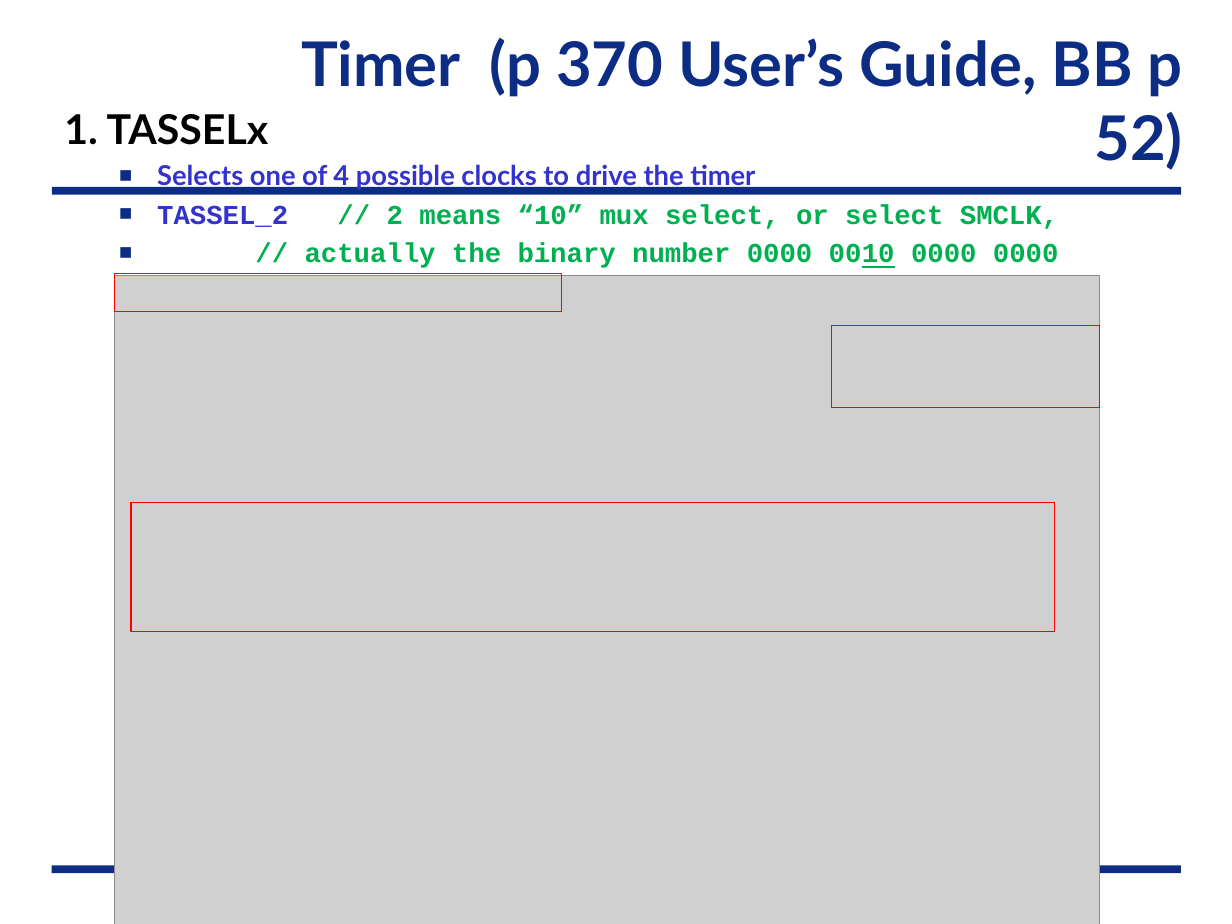
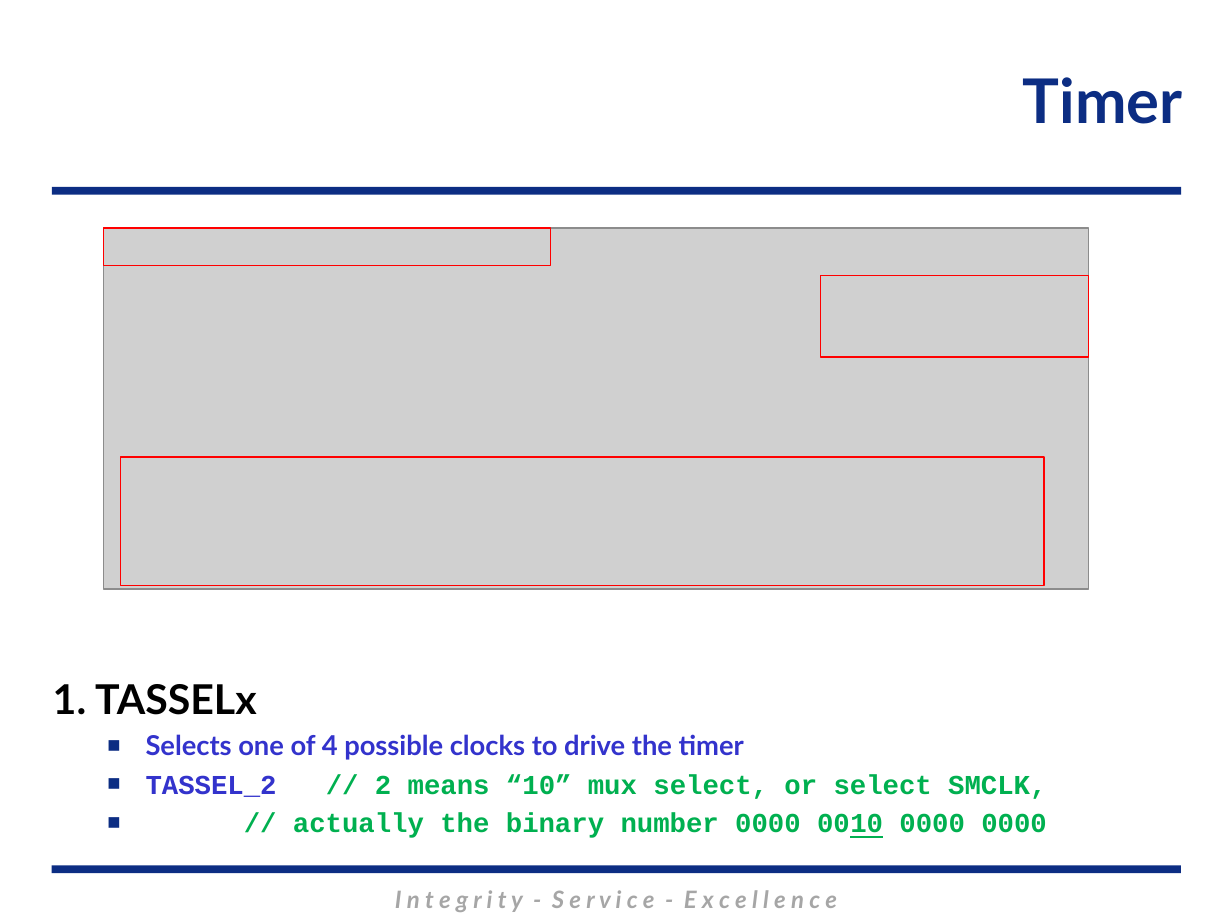
Before and after one commit to MarsUniversity/ECE382, a slide deck: slide 7 of source/lessons/lsn29/Lsn29.pptx (slide 11 before the commit). Drawn at 1232x924 pixels with LibreOffice and Linux fonts; fonts in the diff are those of the drawing; grey boxes stand for pictures; background and template pictures are left out. Boxes give left, top, right and bottom in pixels: in the first picture for what was removed or moved away, otherwise in the second. Text is boxed around its words. In the diff, an @@ line names an element or a change of style, - is before the commit and + after.

```diff
--- a/source/lessons/lsn29/Lsn29.pptx
+++ b/source/lessons/lsn29/Lsn29.pptx
@@ title at bbox=[1023, 77, 1183, 124]: text changed @@
-Timer (p 370 User’s Guide, BB p 52)
+Timer
@@ picture: place and size @@
-picture at bbox=[115, 275, 1100, 924]
+picture at bbox=[103, 228, 1089, 589]
@@ rectangle: place and size @@
-rectangle at bbox=[115, 274, 562, 312]
+rectangle at bbox=[103, 228, 551, 266]
@@ rectangle: place and size @@
-rectangle at bbox=[832, 325, 1100, 407]
+rectangle at bbox=[821, 275, 1089, 356]
@@ rectangle: place and size @@
-rectangle at bbox=[131, 503, 1055, 631]
+rectangle at bbox=[121, 457, 1045, 585]
@@ text "1. TASSELx": place and size @@
-text "1. TASSELx" at bbox=[64, 114, 1059, 268]
+text "1. TASSELx" at bbox=[53, 684, 1047, 838]
@@ text added at bbox=[395, 890, 837, 912], 14 pt, text #A6A6A6, bold, italic @@
+I n t e g r i t y - S e r v i c e - E x c e l l e n c e
```
Also in this commit, not shown: 25 other slides changed, 40 other files.
